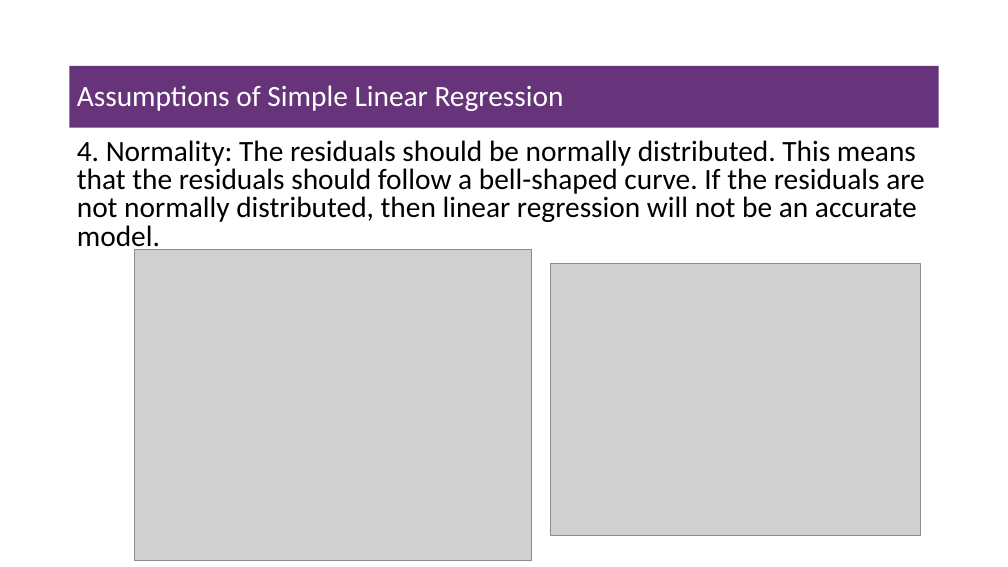
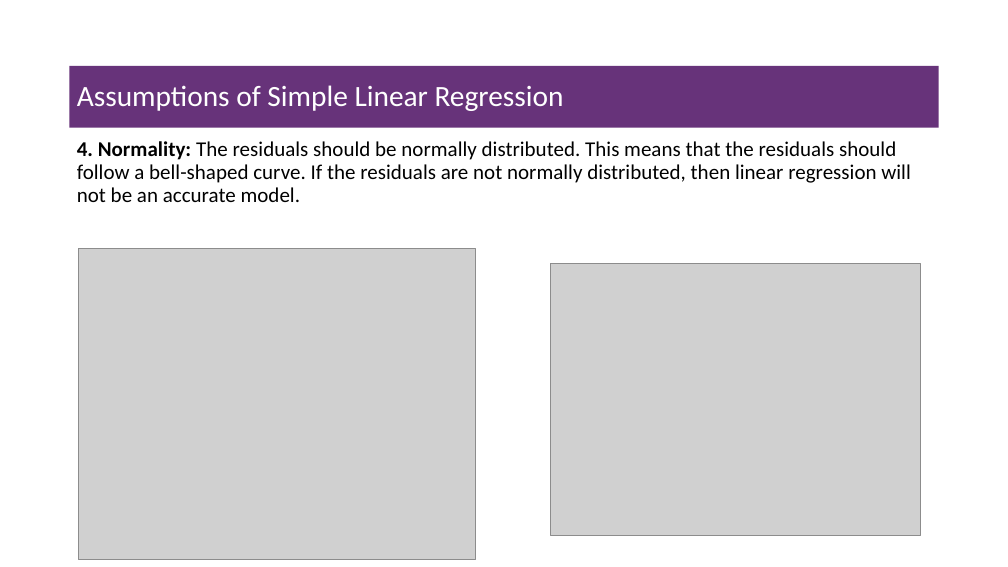
Before and after one commit to msfasha/307304-Data-Mining, a slide deck: slide 23 of 20243/Part 2-Regression/simple linear regression slides.pptx (slide 19 before the commit). Drawn at 1008x567 pixels with LibreOffice and Linux fonts; fonts in the diff are those of the drawing; grey boxes stand for pictures; background and template pictures are left out. Boxes give left, top, right and bottom in pixels: in the first picture for what was removed or moved away, otherwise in the second. Text is boxed around its words. In the diff, an @@ line names an element or a change of style, - is before the commit and + after.

Commit message:
modify regression pptx

```diff
--- a/20243/Part 2-Regression/simple linear regression slides.pptx
+++ b/20243/Part 2-Regression/simple linear regression slides.pptx
@@ text "4. Normality: The residuals should ..." at [77,141,910,202]: size 28 to 20 pt; bold on in "4. Normality:"; line spacing 0.8 to 0.9 @@
@@ picture: place and size @@
-picture at [135,250,532,560]
+picture at [79,249,476,560]
```
Also in this commit, not shown: 6 other slides changed, 4 slides added, 1 slide removed.
